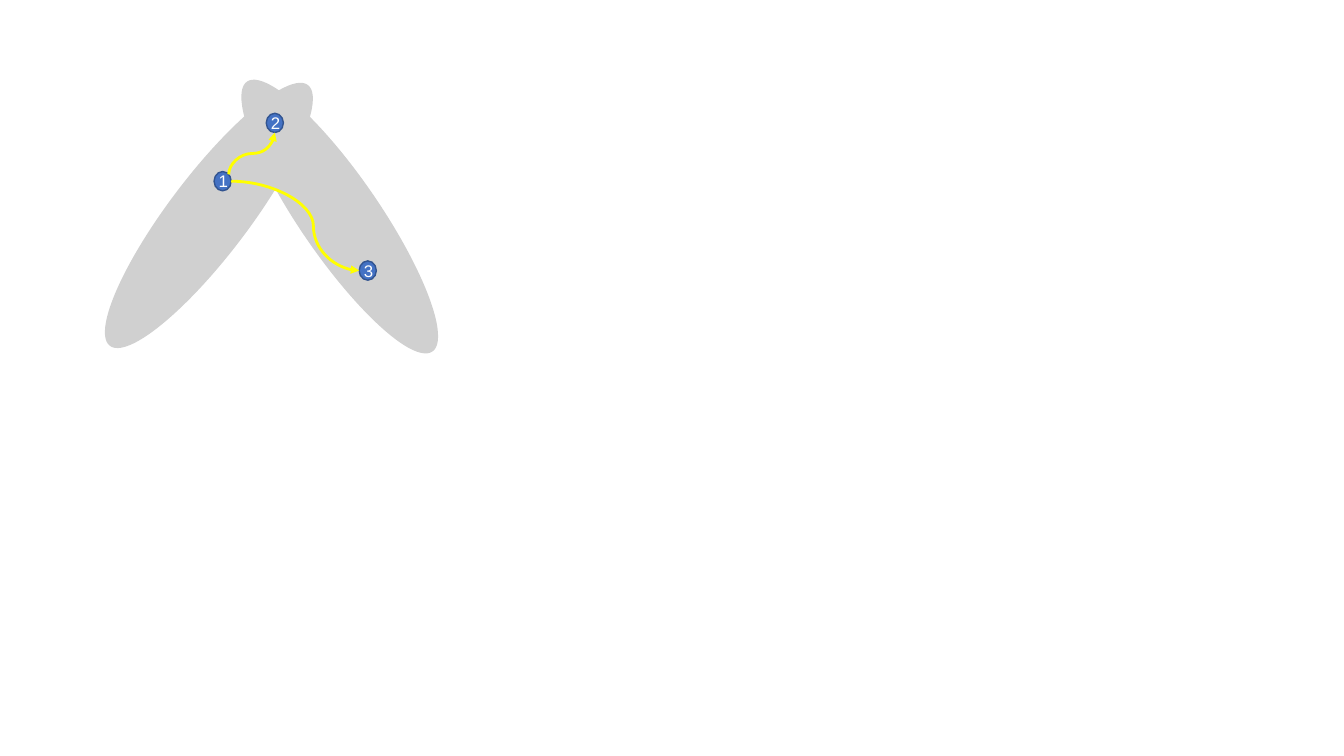
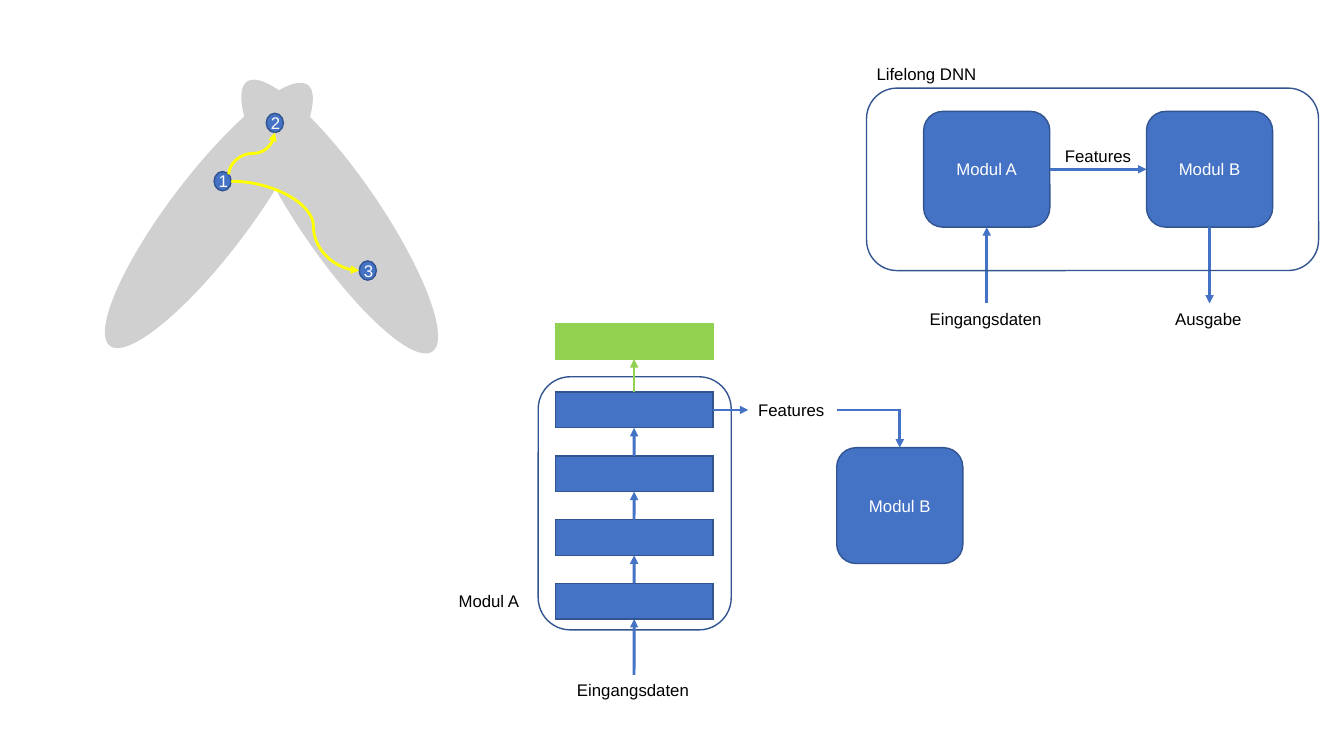
Before and after one commit to simonbuerste/Masterarbeit, a slide deck: slide 4 of Dokumentation/Graphiken.pptx. Drawn at 1344x756 pixels with LibreOffice and Linux fonts; fonts in the diff are those of the drawing; grey boxes stand for pictures. Boxes give left, top, right and bottom in pixels: in the first picture for what was removed or moved away, otherwise in the second. Text is boxed around its words. In the diff, an @@ line names an element or a change of style, - is before the commit and + after.

```diff
--- a/Dokumentation/Graphiken.pptx
+++ b/Dokumentation/Graphiken.pptx
@@ rounded rectangle added at [867,88,1319,270], outline #325491 1 pt @@
@@ text added at [877,68,976,84], 12 pt, text #000000 @@
+Lifelong DNN
@@ rounded rectangle added at [924,112,1050,228], fill #4472C4, outline #325491 1 pt, 12 pt, text #FFFFFF @@
+Modul A
@@ rounded rectangle added at [1146,112,1272,228], fill #4472C4, outline #325491 1 pt, 12 pt, text #FFFFFF @@
+Modul B
@@ arrow added from (1050, 169) to (1146, 169), #4472C4 2 pt @@
@@ text added at [1065,150,1131,162], 12 pt, text #000000 @@
+Features
@@ arrow added from (987, 303) to (987, 227), #4472C4 2 pt @@
@@ arrow added from (1210, 227) to (1210, 303), #4472C4 2 pt @@
@@ rectangle added at [556,324,713,359], fill #92D050, outline #92D050 1 pt @@
@@ text added at [930,313,1042,329], 12 pt, text #000000 @@
+Eingangsdaten
@@ text added at [1175,313,1241,329], 12 pt, text #000000 @@
+Ausgabe
@@ arrow added from (634, 392) to (634, 359), #92D050 2 pt @@
@@ rounded rectangle added at [538,377,732,630], outline #325491 1 pt @@
@@ rectangle added at [556,392,713,427], fill #4472C4, outline #325491 1 pt @@
@@ arrow added from (713, 410) to (748, 410), #4472C4 2 pt @@
@@ text added at [758,404,824,416], 12 pt, text #000000 @@
+Features
@@ elbow arrow added from (837, 410) to (900, 448), #4472C4 2 pt @@
@@ arrow added from (634, 456) to (634, 427), #4472C4 2 pt @@
@@ rounded rectangle added at [837,448,963,564], fill #4472C4, outline #325491 1 pt, 12 pt, text #FFFFFF @@
+Modul B
@@ rectangle added at [556,456,713,491], fill #4472C4, outline #325491 1 pt @@
@@ arrow added from (634, 520) to (634, 492), #4472C4 2 pt @@
@@ rectangle added at [556,520,713,556], fill #4472C4, outline #325491 1 pt @@
@@ arrow added from (634, 584) to (634, 556), #4472C4 2 pt @@
@@ text added at [459,595,519,607], 12 pt, text #000000 @@
+Modul A
@@ rectangle added at [556,584,713,619], fill #4472C4, outline #325491 1 pt @@
@@ arrow added from (634, 676) to (634, 619), #4472C4 2 pt @@
@@ text added at [577,684,689,700], 12 pt, text #000000 @@
+Eingangsdaten
```
Also in this commit, not shown: 1 slide added, 1 other file.
